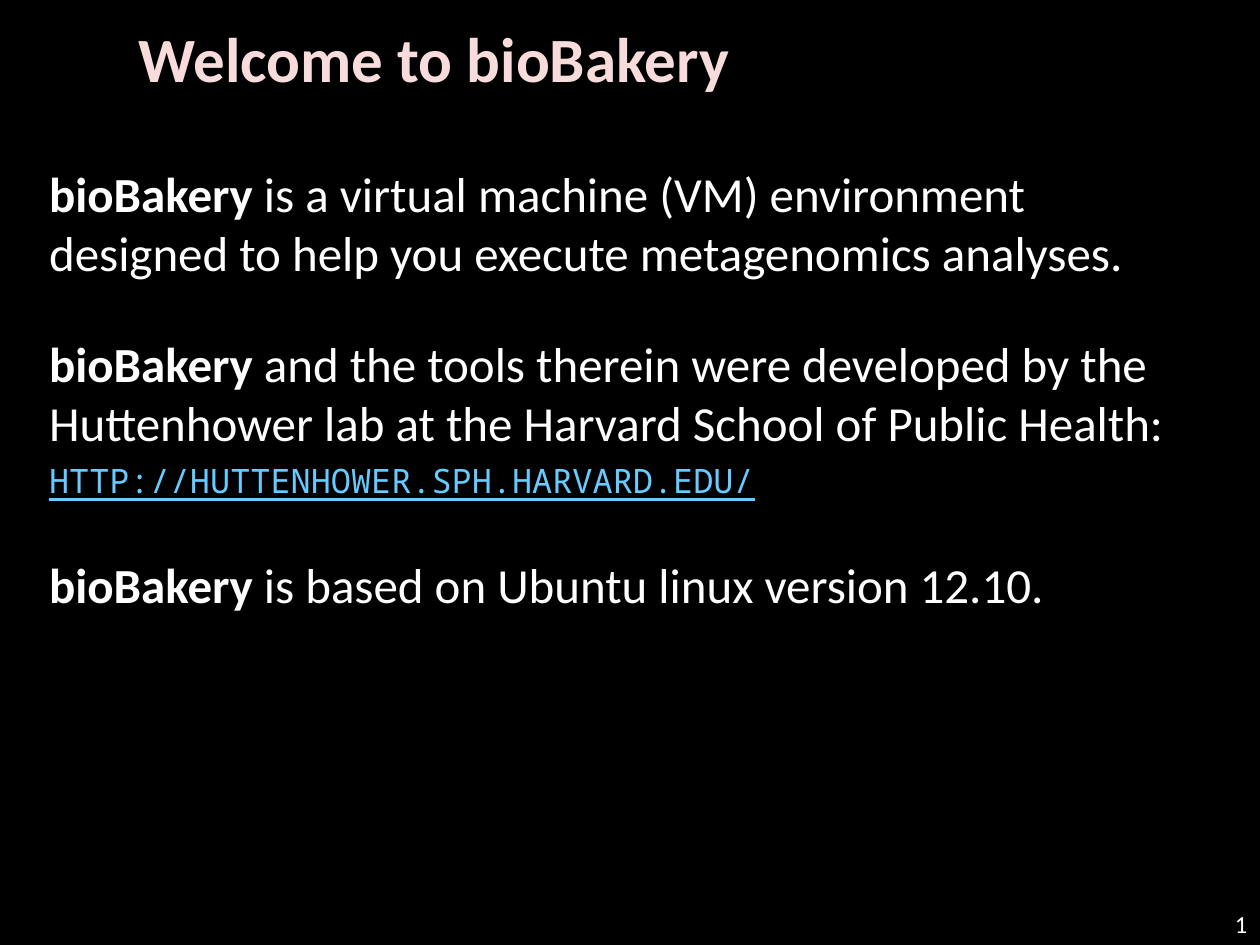
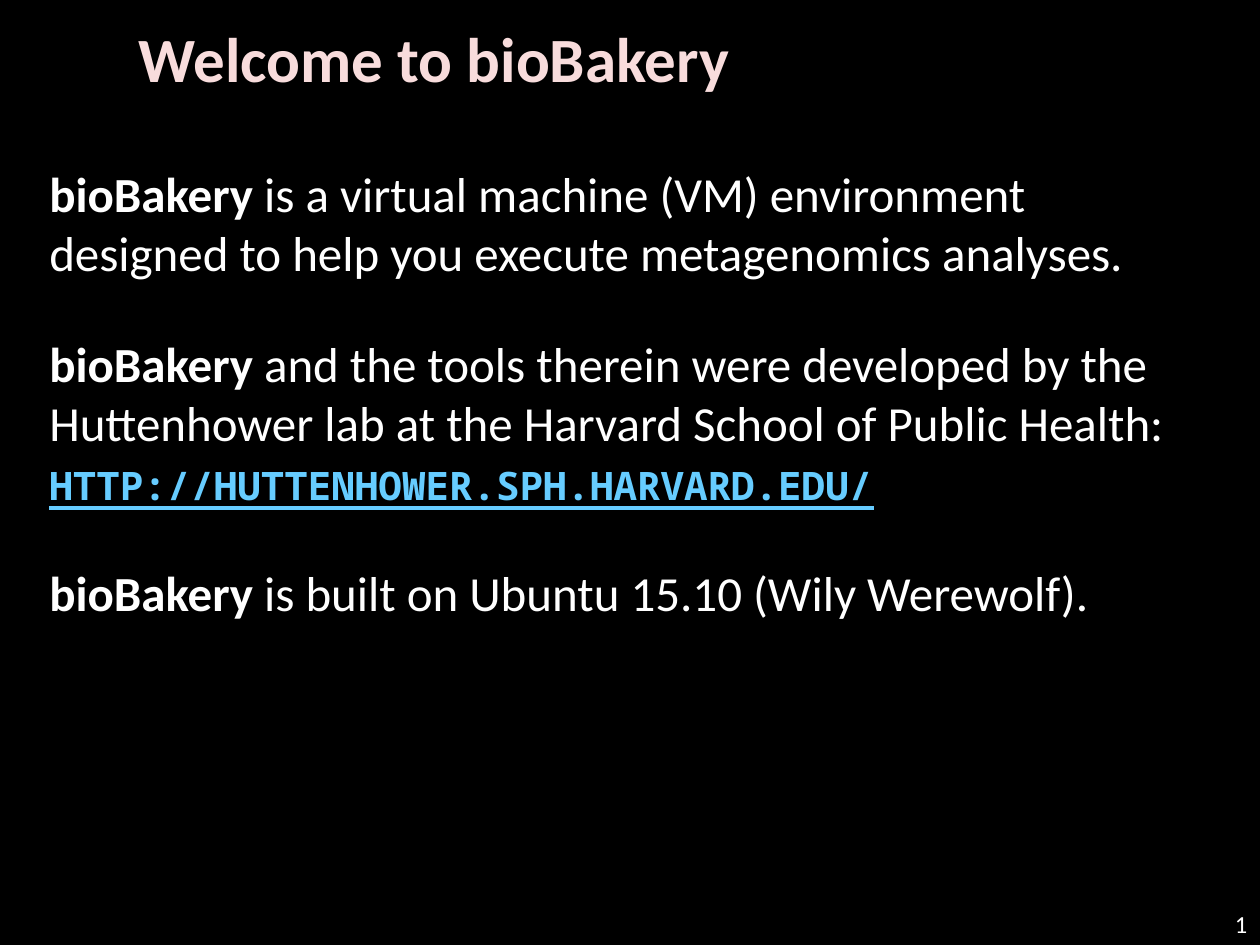
Before and after one commit to biobakery/biobakery, a slide deck: slide 1 of vagrant/biobakery-gui/WELCOME.pptx. Drawn at 1260x945 pixels with LibreOffice and Linux fonts; fonts in the diff are those of the drawing; background and template pictures are left out. Boxes give left, top, right and bottom in pixels: in the first picture for what was removed or moved away, otherwise in the second. Text is boxed around its words. In the diff, an @@ line names an element or a change of style, - is before the commit and + after.

```diff
--- a/vagrant/biobakery-gui/WELCOME.pptx
+++ b/vagrant/biobakery-gui/WELCOME.pptx
@@ text at [49,176,1164,510]: size 24 to 28 pt, bold on in "http://huttenhower.sph.harvard.edu/"; less space between paragraphs @@
@@ text at [49,575,1088,619]: text changed @@
-bioBakery is based on Ubuntu linux version 12.10.
+bioBakery is built on Ubuntu 15.10 (Wily Werewolf).
```
Also in this commit, not shown: 9 other slides changed, 1 other file.
